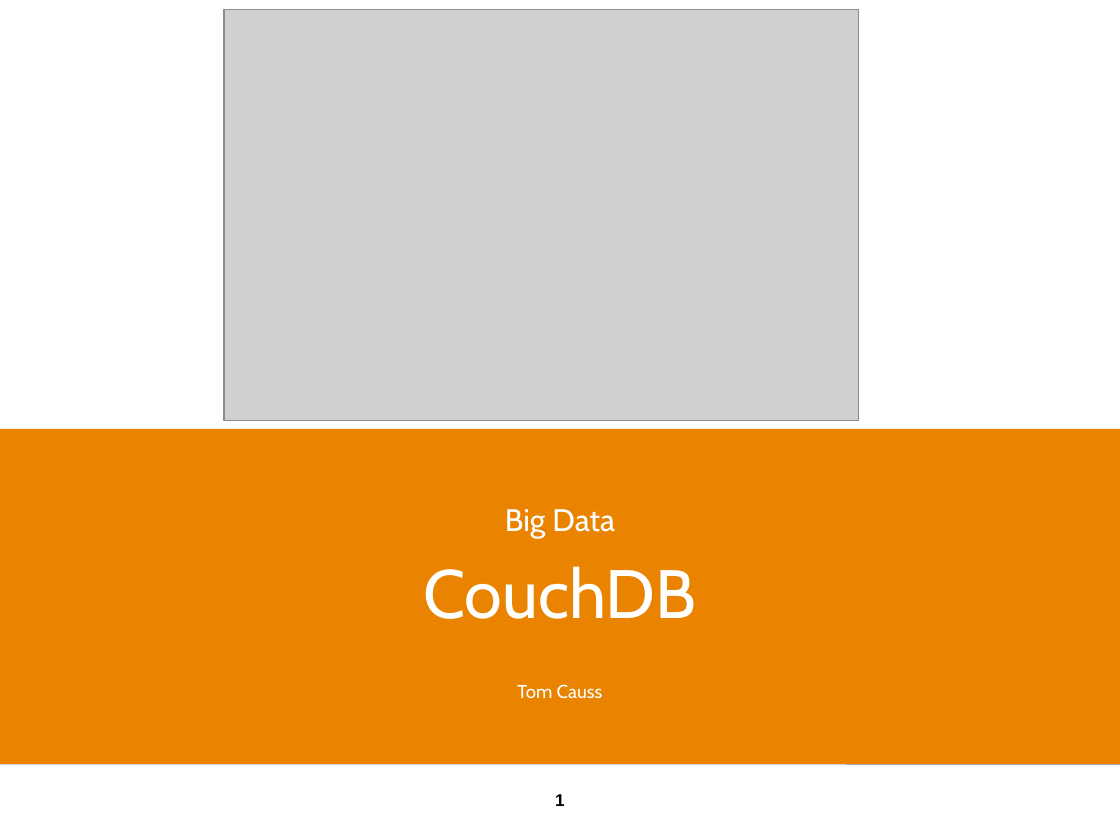
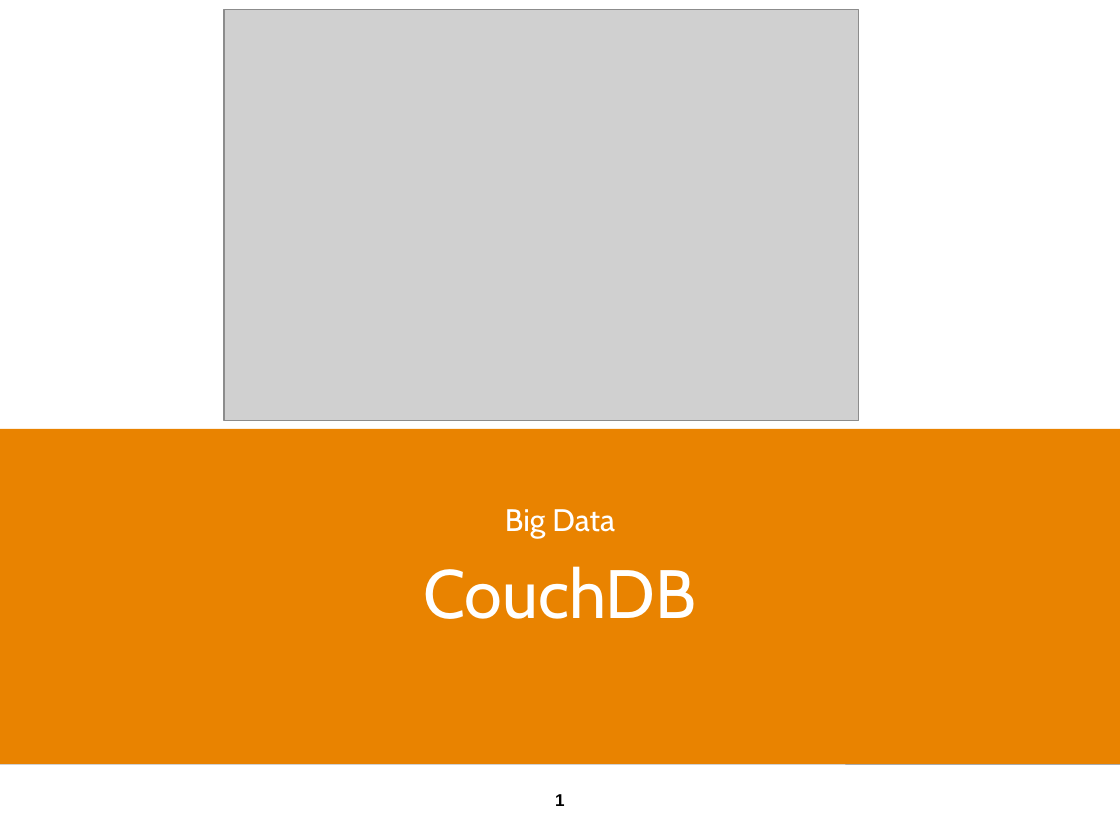
Before and after one commit to tomvdbulck/couchdb_initiation, a slide deck: slide 1 of presentation/Big Data - CouchDB.pptx. Drawn at 1120x840 pixels with LibreOffice and Linux fonts; fonts in the diff are those of the drawing; grey boxes stand for pictures; background and template pictures are left out. Boxes give left, top, right and bottom in pixels: in the first picture for what was removed or moved away, otherwise in the second. Text is boxed around its words. In the diff, an @@ line names an element or a change of style, - is before the commit and + after.

```diff
--- a/presentation/Big Data - CouchDB.pptx
+++ b/presentation/Big Data - CouchDB.pptx
@@ subtitle at (517,684,603,699): paragraph removed @@
-Tom Causs
```
Also in this commit, not shown: 7 other slides changed, 4 slides added.
